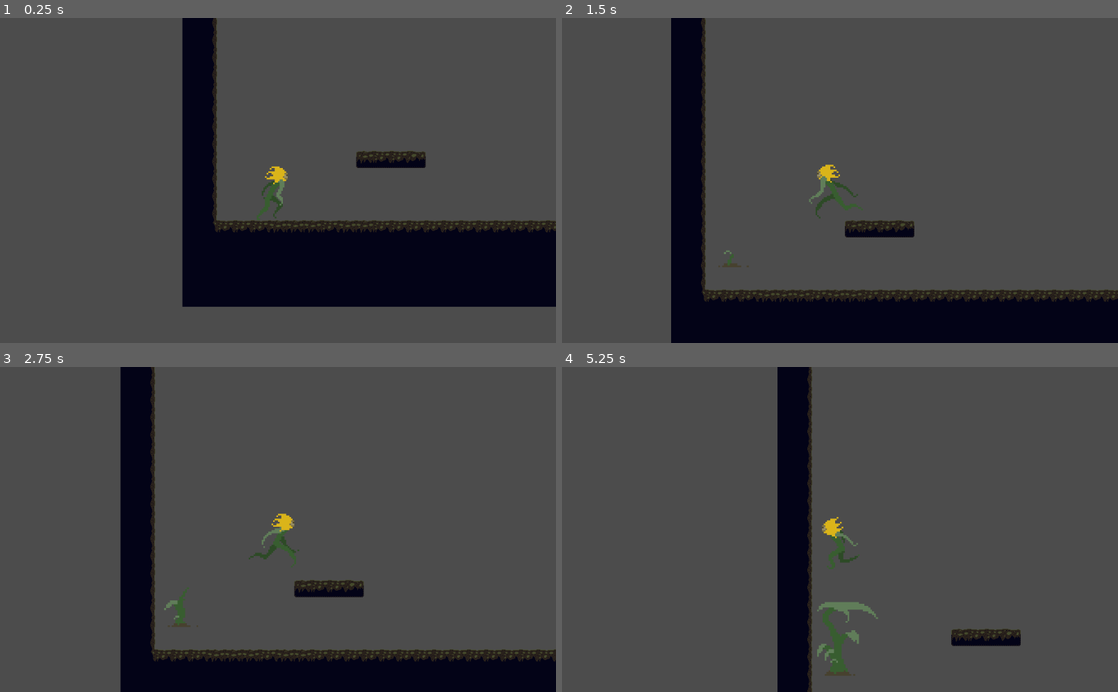
Above: before the commit, frames 1-4 (two rows, left to right).
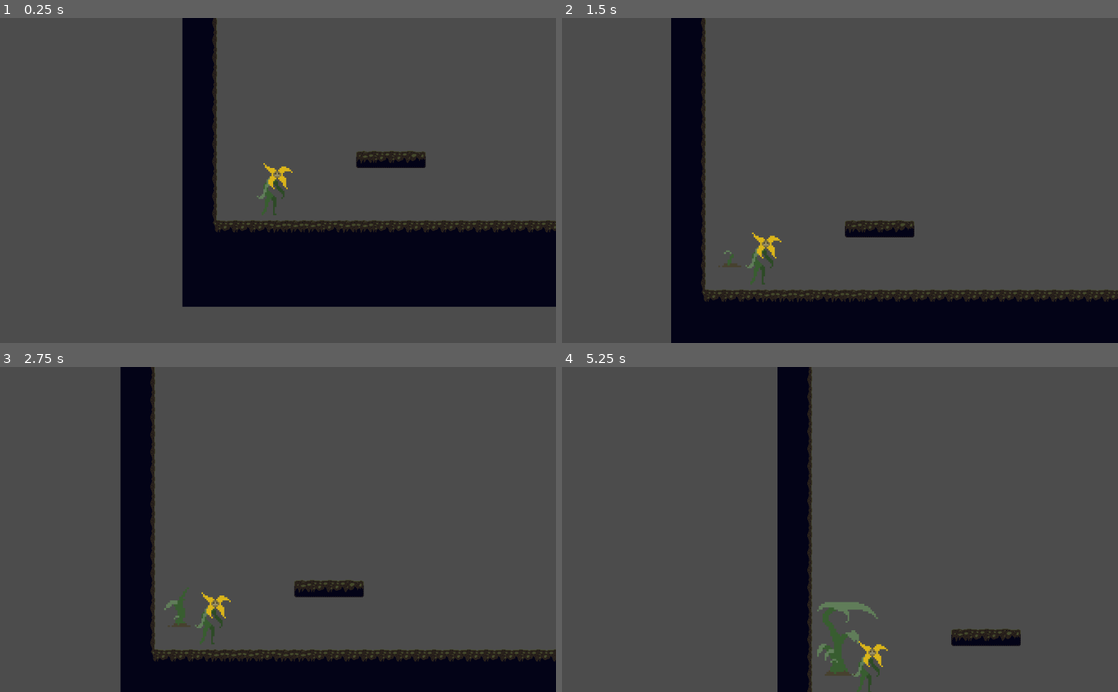
Above: after the commit, the same moments.

Repository: SpencerClark5/Bloom
Game: Godot game, scene res://Scenes/Game.tscn
Two runs of this game, one before a commit and one after it. Both use one fixed random seed, a clock stepped at 60 frames per second and the inputs below.
Inputs:
- Up to frame 1 (0.25 s): no input
- Up to frame 2 (1.5 s): tap Enter at 0.5 s; hold D (Right) 0.53-1.28 s; tap P (Plant) at 0.6, 1.35 s; tap Space (Jump) at 0.77 s; hold A (Left) from 1.28 s (still down)
- Up to frame 3 (2.75 s): tap Space (Jump) at 1.52 s; release A (Left) at 2.03 s; hold D (Right) from 2.03 s (still down); tap P (Plant) at 2.1 s
- Up to frame 4 (5.25 s): tap P (Plant) every 0.75 s from 2.85 to 5.1 s; tap Space (Jump) at 3.02, 3.77, 4.52 s; release D (Right) at 3.53 s; hold A (Left) from 3.53 s (still down)

The runs differ from the first frame. In frame 1, 0.4% of the frame differs, in the area x 46-53%, y 44-63%; in frame 2, 0.7%, in the area x 33-55%, y 45-83%; in frame 3, 0.7%; in frame 4, 0.7%.

Commit message:
adding planting animation
for the character

Diff:
--- a/BloomGame/Scenes/Flora.tscn
+++ b/BloomGame/Scenes/Flora.tscn
@@ -81,6 +81,12 @@
 [ext_resource path="res://Art/Character_Art/Idle Anim/Bloom_Character_Idle_Anim_10.png" type="Texture" id=79]
 [ext_resource path="res://Art/Character_Art/Idle Anim/Bloom_Character_Idle_Anim_03.png" type="Texture" id=80]
 [ext_resource path="res://Art/Character_Art/Idle Anim/Bloom_Character_Idle_Anim_01.png" type="Texture" id=81]
+[ext_resource path="res://Art/Character_Art/PlantINGAnim/Bloom_Character_Planting_Anim_01.png" type="Texture" id=82]
+[ext_resource path="res://Art/Character_Art/PlantINGAnim/Bloom_Character_Planting_Anim_04.png" type="Texture" id=83]
+[ext_resource path="res://Art/Character_Art/PlantINGAnim/Bloom_Character_Planting_Anim_02.png" type="Texture" id=84]
+[ext_resource path="res://Art/Character_Art/PlantINGAnim/Bloom_Character_Planting_Anim_03.png" type="Texture" id=85]
+[ext_resource path="res://Art/Character_Art/PlantINGAnim/Bloom_Character_Planting_Anim_06.png" type="Texture" id=86]
+[ext_resource path="res://Art/Character_Art/PlantINGAnim/Bloom_Character_Planting_Anim_05.png" type="Texture" id=87]
 
 [sub_resource type="SpriteFrames" id=8]
 animations = [ {
@@ -172,6 +178,22 @@
 "transitions": PoolRealArray( 1, 1, 1, 1, 1, 1, 1 ),
 "update": 1,
 "values": [ 0, 1, 2, 3, 4, 5, 6 ]
+}
+
+[sub_resource type="Animation" id=18]
+resource_name = "PlantingAnim"
+length = 3.0
+tracks/0/type = "value"
+tracks/0/path = NodePath("../PlantingSprite:frame")
+tracks/0/interp = 1
+tracks/0/loop_wrap = true
+tracks/0/imported = false
+tracks/0/enabled = true
+tracks/0/keys = {
+"times": PoolRealArray( 0, 0.5, 1, 1.5, 2, 2.5 ),
+"transitions": PoolRealArray( 1, 1, 1, 1, 1, 1 ),
+"update": 1,
+"values": [ 0, 1, 2, 3, 4, 5 ]
 }
 
 [sub_resource type="Animation" id=1]
@@ -284,6 +306,18 @@
 "update": 0,
 "values": [ 0 ]
 }
+tracks/9/type = "value"
+tracks/9/path = NodePath("../PlantingSprite:frame")
+tracks/9/interp = 1
+tracks/9/loop_wrap = true
+tracks/9/imported = false
+tracks/9/enabled = true
+tracks/9/keys = {
+"times": PoolRealArray( 0 ),
+"transitions": PoolRealArray( 1 ),
+"update": 0,
+"values": [ 0 ]
+}
 
 [sub_resource type="Animation" id=9]
 resource_name = "RightArmRunAnim"
@@ -349,6 +383,14 @@
 "frames": [ ExtResource( 81 ), ExtResource( 75 ), ExtResource( 80 ), ExtResource( 76 ), ExtResource( 77 ), ExtResource( 74 ), ExtResource( 71 ), ExtResource( 72 ), ExtResource( 78 ), ExtResource( 79 ), ExtResource( 73 ) ],
 "loop": true,
 "name": "Idle",
+"speed": 3.5
+} ]
+
+[sub_resource type="SpriteFrames" id=17]
+animations = [ {
+"frames": [ ExtResource( 82 ), ExtResource( 84 ), ExtResource( 85 ), ExtResource( 83 ), ExtResource( 87 ), ExtResource( 86 ) ],
+"loop": true,
+"name": "PlantingAnim",
 "speed": 3.5
 } ]
 
@@ -376,6 +418,7 @@
 texture = ExtResource( 1 )
 
 [node name="Body" type="AnimatedSprite" parent="FloraBody"]
+visible = false
 position = Vector2( 96, -96 )
 scale = Vector2( 3, 3 )
 z_index = 3
@@ -384,6 +427,7 @@
 speed_scale = 3.0
 
 [node name="RightArm" type="AnimatedSprite" parent="FloraBody"]
+visible = false
 position = Vector2( 96, -96 )
 scale = Vector2( 3, 3 )
 frames = SubResource( 3 )
@@ -392,6 +436,7 @@
 speed_scale = 3.0
 
 [node name="LeftArm" type="AnimatedSprite" parent="FloraBody"]
+visible = false
 position = Vector2( 96, -96 )
 scale = Vector2( 3, 3 )
 z_index = 4
@@ -400,6 +445,7 @@
 speed_scale = 3.0
 
 [node name="LeftLeg" type="AnimatedSprite" parent="FloraBody"]
+visible = false
 position = Vector2( 96, -96 )
 scale = Vector2( 3, 3 )
 frames = SubResource( 6 )
@@ -407,6 +453,7 @@
 speed_scale = 3.0
 
 [node name="RightLeg" type="AnimatedSprite" parent="FloraBody"]
+visible = false
 position = Vector2( 96, -96 )
 scale = Vector2( 3, 3 )
 frames = SubResource( 7 )
@@ -418,6 +465,7 @@
 anims/LeftArmRunAnim = SubResource( 10 )
 anims/LeftLegRunAnim = SubResource( 11 )
 anims/NewJump = SubResource( 13 )
+anims/PlantingAnim = SubResource( 18 )
 anims/RESET = SubResource( 1 )
 anims/RightArmRunAnim = SubResource( 9 )
 anims/RightLegRunAnim = SubResource( 12 )
@@ -437,3 +485,9 @@
 scale = Vector2( 3, 3 )
 frames = SubResource( 15 )
 animation = "Idle"
+
+[node name="PlantingSprite" type="AnimatedSprite" parent="."]
+position = Vector2( 96, -96 )
+scale = Vector2( 3, 3 )
+frames = SubResource( 17 )
+animation = "PlantingAnim"
Binary file added: BloomGame/Art/Character_Art/PlantINGAnim/Bloom_Character_Planting_Anim_01.png
Not shown, added: BloomGame/Art/Character_Art/PlantINGAnim/Bloom_Character_Planting_Anim_01.png.import
Binary file added: BloomGame/Art/Character_Art/PlantINGAnim/Bloom_Character_Planting_Anim_02.png
Not shown, added: BloomGame/Art/Character_Art/PlantINGAnim/Bloom_Character_Planting_Anim_02.png.import
Binary file added: BloomGame/Art/Character_Art/PlantINGAnim/Bloom_Character_Planting_Anim_03.png
Not shown, added: BloomGame/Art/Character_Art/PlantINGAnim/Bloom_Character_Planting_Anim_03.png.import
Binary file added: BloomGame/Art/Character_Art/PlantINGAnim/Bloom_Character_Planting_Anim_04.png
Not shown, added: BloomGame/Art/Character_Art/PlantINGAnim/Bloom_Character_Planting_Anim_04.png.import
Binary file added: BloomGame/Art/Character_Art/PlantINGAnim/Bloom_Character_Planting_Anim_05.png
Not shown, added: BloomGame/Art/Character_Art/PlantINGAnim/Bloom_Character_Planting_Anim_05.png.import
Binary file added: BloomGame/Art/Character_Art/PlantINGAnim/Bloom_Character_Planting_Anim_06.png
Not shown, added: BloomGame/Art/Character_Art/PlantINGAnim/Bloom_Character_Planting_Anim_06.png.import
(and 1 more such lines)
